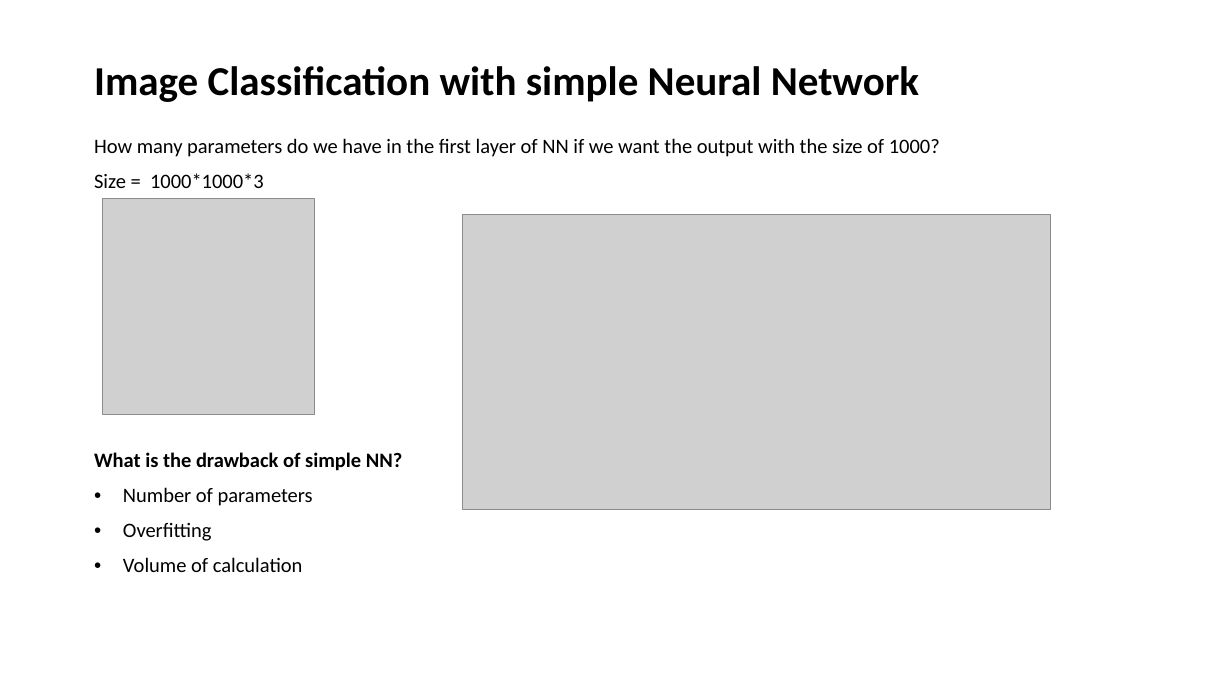
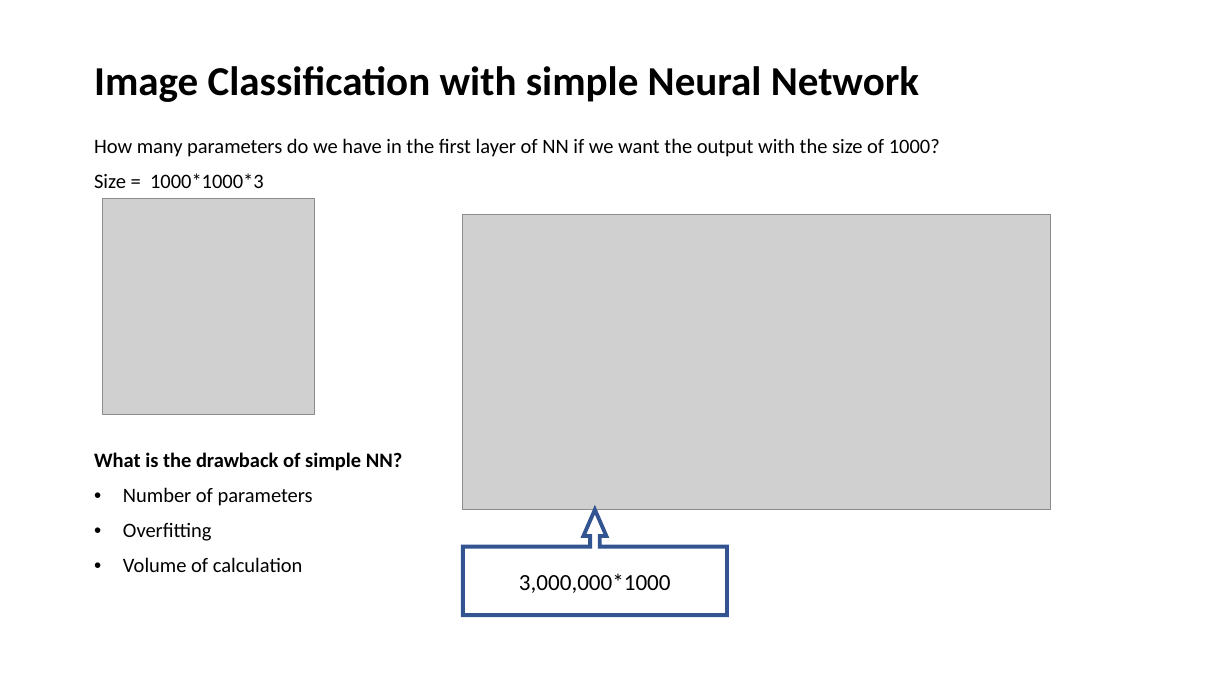
Before and after one commit to MatGhazi/Computer_vision, a slide deck: slide 3 of FaceRecognition/FaceRecognition.PPTX. Drawn at 1232x693 pixels with LibreOffice and Linux fonts; fonts in the diff are those of the drawing; grey boxes stand for pictures. Boxes give left, top, right and bottom in pixels: in the first picture for what was removed or moved away, otherwise in the second. Text is boxed around its words. In the diff, an @@ line names an element or a change of style, - is before the commit and + after.

```diff
--- a/FaceRecognition/FaceRecognition.PPTX
+++ b/FaceRecognition/FaceRecognition.PPTX
@@ up arrow callout added at (463, 510, 727, 616), fill #FFFFFF, outline #325491 3 pt, 18 pt, text #000000 @@
+3,000,000*1000
```
Also in this commit, not shown: 7 other slides changed, 2 slides added, 1 slide removed, 1 other file.
